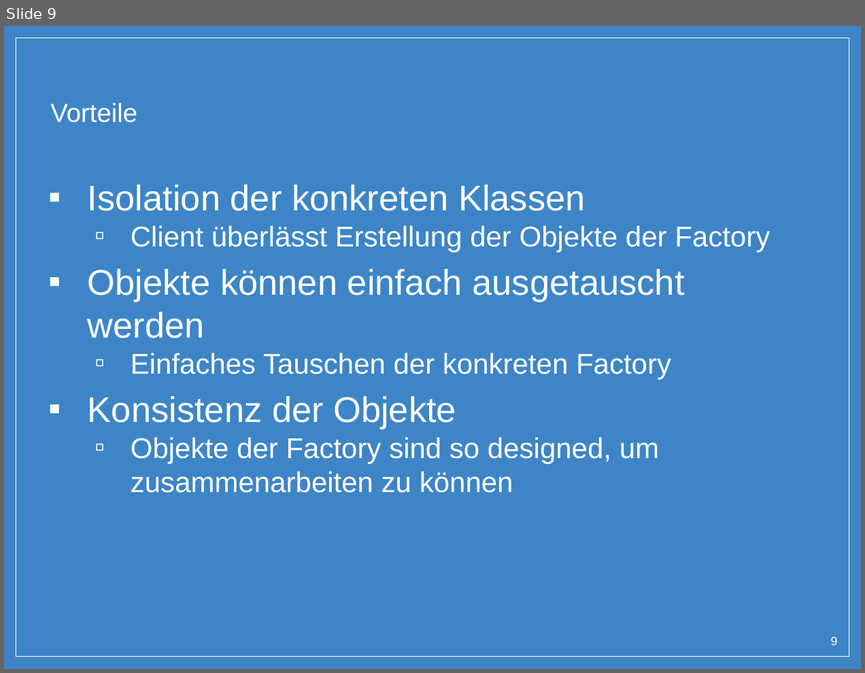
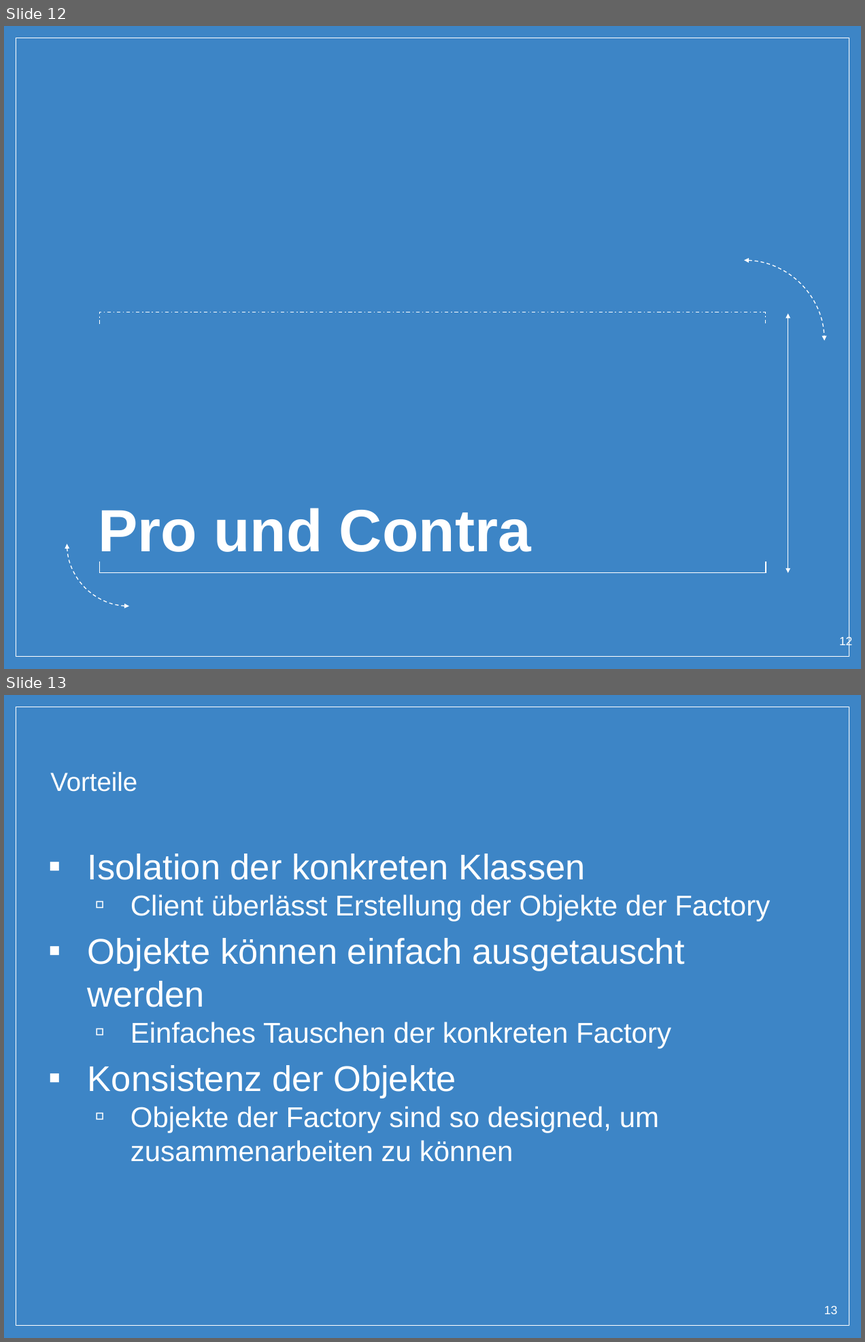
Before and after one commit to SimonPrimetzhofer/AbstractFactory-Pattern, a slide deck: Presentation/Abstract_Factory.pptx. Shown one above the other, each under a label of ours: slide 9 before the commit, slides 12 and 13 after it. The pictures are 865x673 and 865x1342 pixels, drawn with LibreOffice and Linux fonts; fonts in the diff are those of the drawing; background and template pictures are left out. Boxes give left, top, right and bottom in pixels: in the first picture for what was removed or moved away, otherwise in the second. Text is boxed around its words. In the diff, an @@ line names an element or a change of style, - is before the commit and + after.

```diff
--- a/Presentation/Abstract_Factory.pptx
+++ b/Presentation/Abstract_Factory.pptx
@@ slide 12 added at box(4, 26, 861, 669), background picture (left out); not listed: 1 template element that a slide beside it also shows @@
@@ arc (boxed as its full ellipse) added at box(664, 260, 824, 420), outline #FFFFFF 0.75 pt dashed @@
@@ freeform shape added at box(99, 312, 766, 324), outline #FFFFFF 0.75 pt dashed @@
@@ double arrow added from (788, 313) to (788, 573), #FFFFFF 0.75 pt @@
@@ arc (boxed as its full ellipse) added at box(67, 481, 191, 605), outline #FFFFFF 0.75 pt dashed @@
@@ title added at box(99, 507, 531, 562), 50 pt, text #FFFFFF, bold @@
+Pro und Contra
@@ freeform shape added at box(99, 561, 766, 573), outline #FFFFFF 0.75 pt @@
@@ page number added at box(839, 636, 852, 648), 10 pt, text #FFFFFF @@
+12
@@ what was slide 9 is now slide 13 @@
@@ page number at box(824, 1306, 837, 1314): text changed @@
-9
+13
```
Also in this commit, not shown: 3 slides changed, 4 other slides added, 6 other files.
